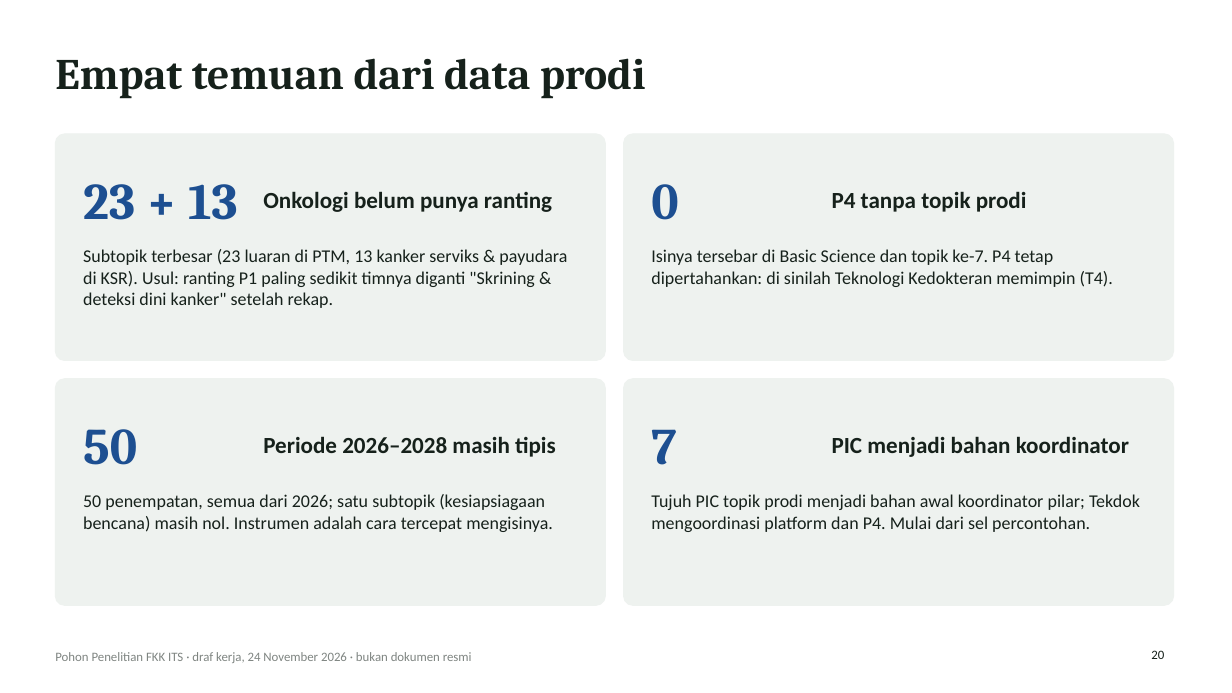
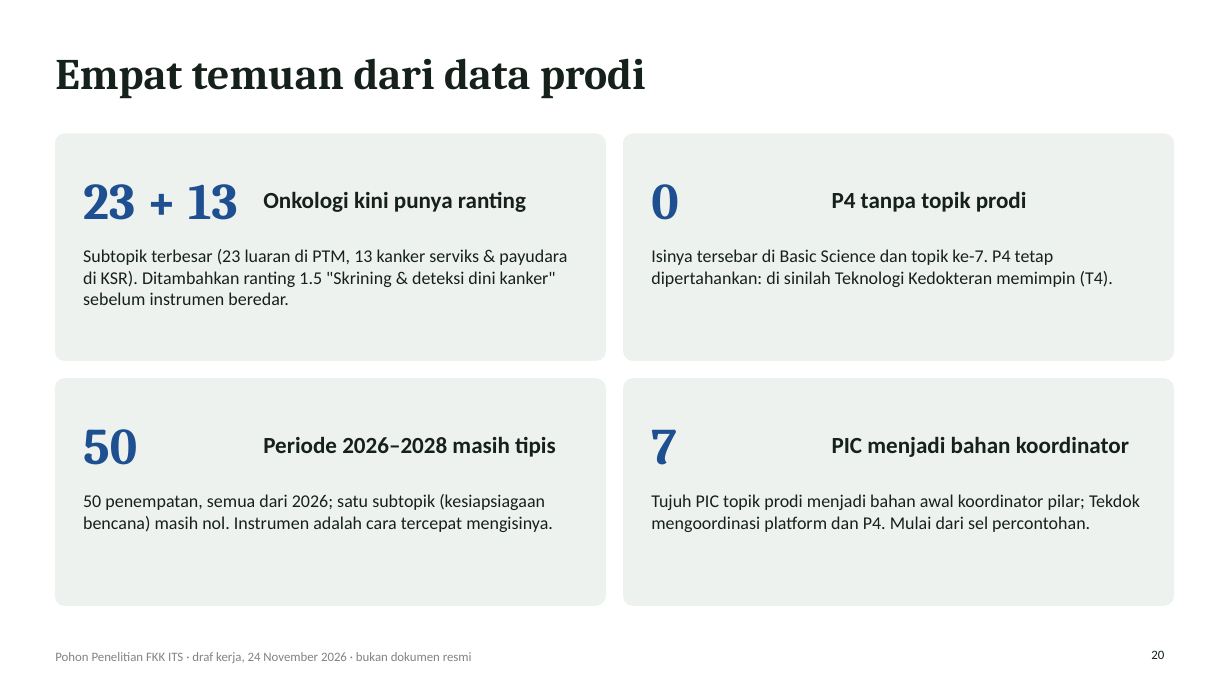
Before and after one commit to anakwirayuda-eng/desa-binaan-dashboard, a slide deck: slide 20 of output/PAPARAN_POHON_PENELITIAN_FKK_ITS.pptx. Drawn at 1232x693 pixels with LibreOffice and Linux fonts; fonts in the diff are those of the drawing. Boxes give left, top, right and bottom in pixels: in the first picture for what was removed or moved away, otherwise in the second. Text is boxed around its words. In the diff, an @@ line names an element or a change of style, - is before the commit and + after.

```diff
--- a/output/PAPARAN_POHON_PENELITIAN_FKK_ITS.pptx
+++ b/output/PAPARAN_POHON_PENELITIAN_FKK_ITS.pptx
@@ text at <box>263,191,526,212</box>: text changed @@
-Onkologi belum punya ranting
+Onkologi kini punya ranting
@@ text at <box>83,249,567,305</box>: text changed @@
-Subtopik terbesar (23 luaran di PTM, 13 kanker serviks & payudara di KSR). Usul: ranting P1 paling sedikit timnya diganti "Skrining & deteksi dini kanker" setelah rekap.
+Subtopik terbesar (23 luaran di PTM, 13 kanker serviks & payudara di KSR). Ditambahkan ranting 1.5 "Skrining & deteksi dini kanker" sebelum instrumen beredar.
```
Also in this commit, not shown: 2 other slides changed, 14 other files.
